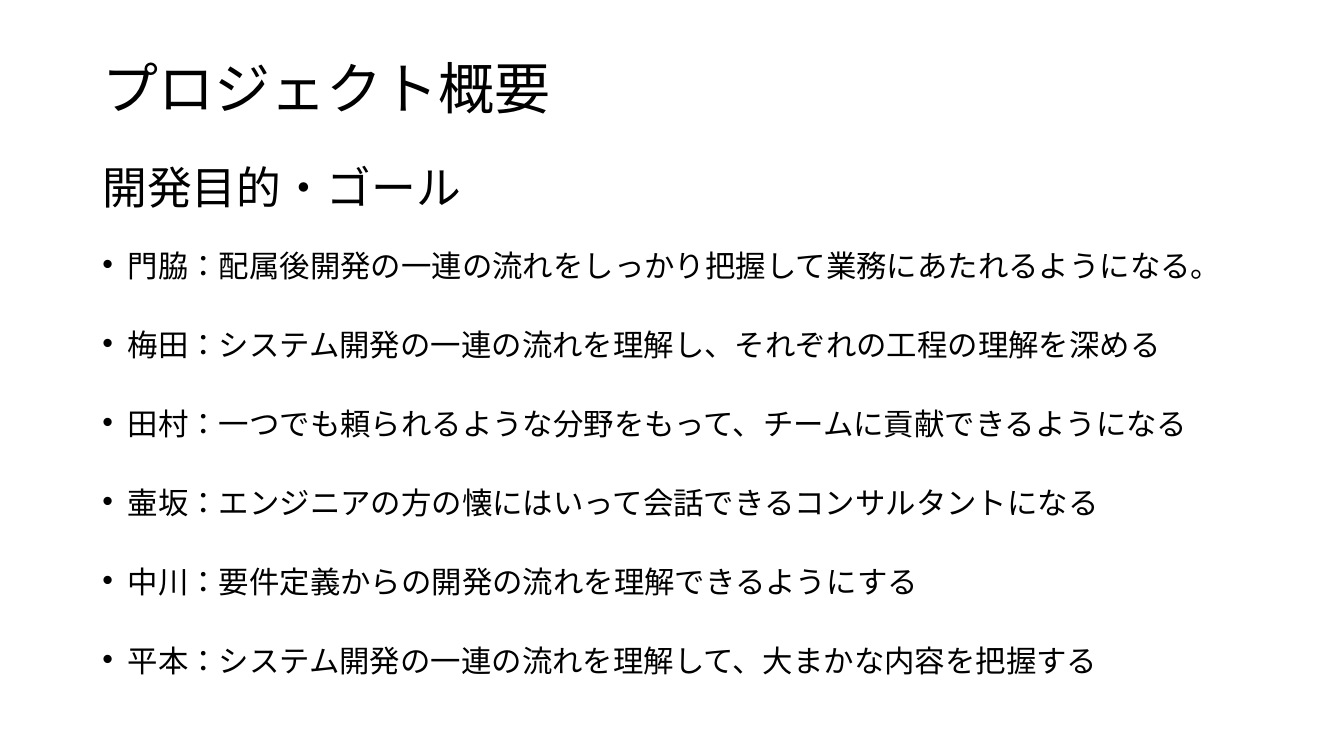
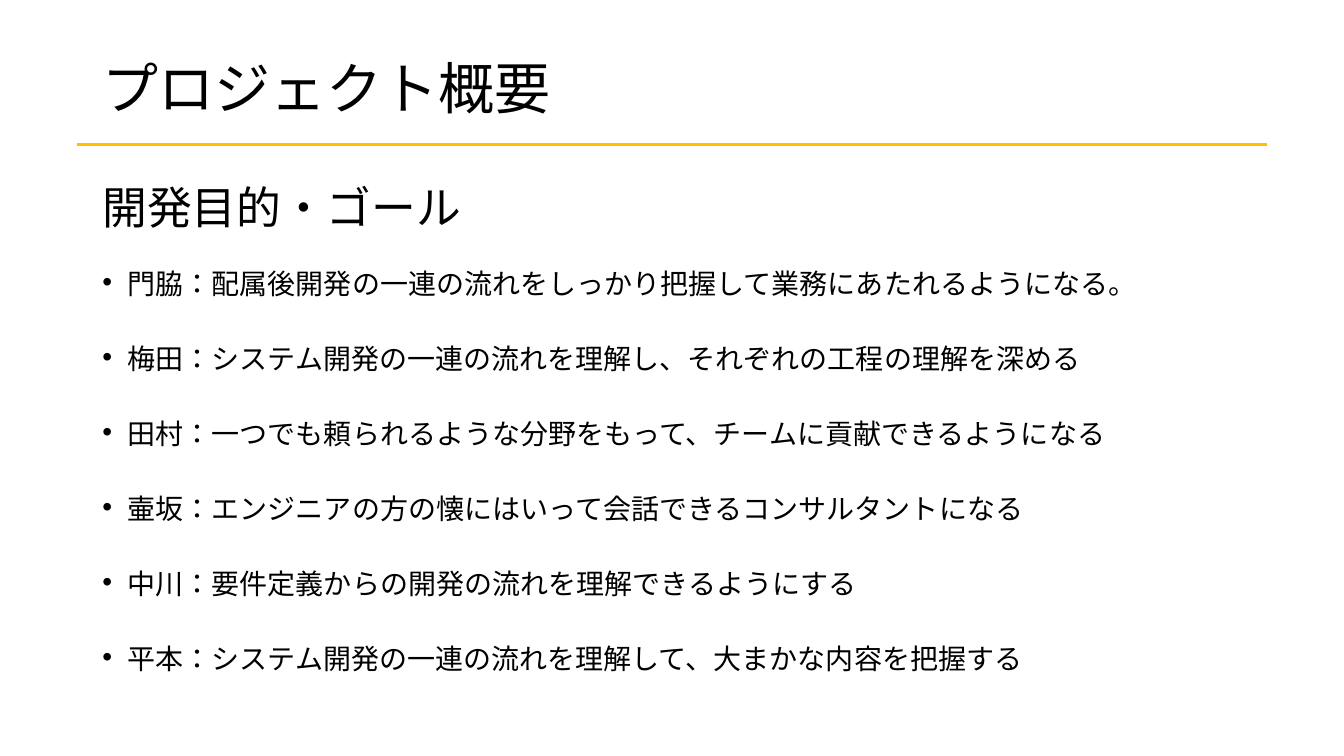
Before and after one commit to kadowakiyuya/simplezakka, a slide deck: slide 6 of 成果発表会/成果発表会.pptx (slide 7 before the commit). Drawn at 1344x756 pixels with LibreOffice and Linux fonts; fonts in the diff are those of the drawing. Boxes give left, top, right and bottom in pixels: in the first picture for what was removed or moved away, otherwise in the second. Text is boxed around its words. In the diff, an @@ line names an element or a change of style, - is before the commit and + after.

```diff
--- a/成果発表会/成果発表会.pptx
+++ b/成果発表会/成果発表会.pptx
@@ line added from (77, 144) to (1267, 144), #FFC000 1.75 pt @@
@@ text "開発目的・ゴール": place and size @@
-text "開発目的・ゴール" at <box>102,166,461,208</box>
+text "開発目的・ゴール" at <box>102,186,461,228</box>
@@ text "門脇：配属後開発の一連の流れをしっかり把握して業務にあたれるようになる。": place and size @@
-text "門脇：配属後開発の一連の流れをしっかり把握して業務にあたれるようになる。" at <box>128,251,1222,675</box>
+text "門脇：配属後開発の一連の流れをしっかり把握して業務にあたれるようになる。" at <box>128,270,1137,672</box>
@@ text "門脇：配属後開発の一連の流れをしっかり把握して業務にあたれるようになる。" at <box>128,270,1137,672</box>: size 21.7 to 20 pt @@
```
Also in this commit, not shown: 19 other slides changed, 2 slides added, 3 slides removed, 1 other file.
